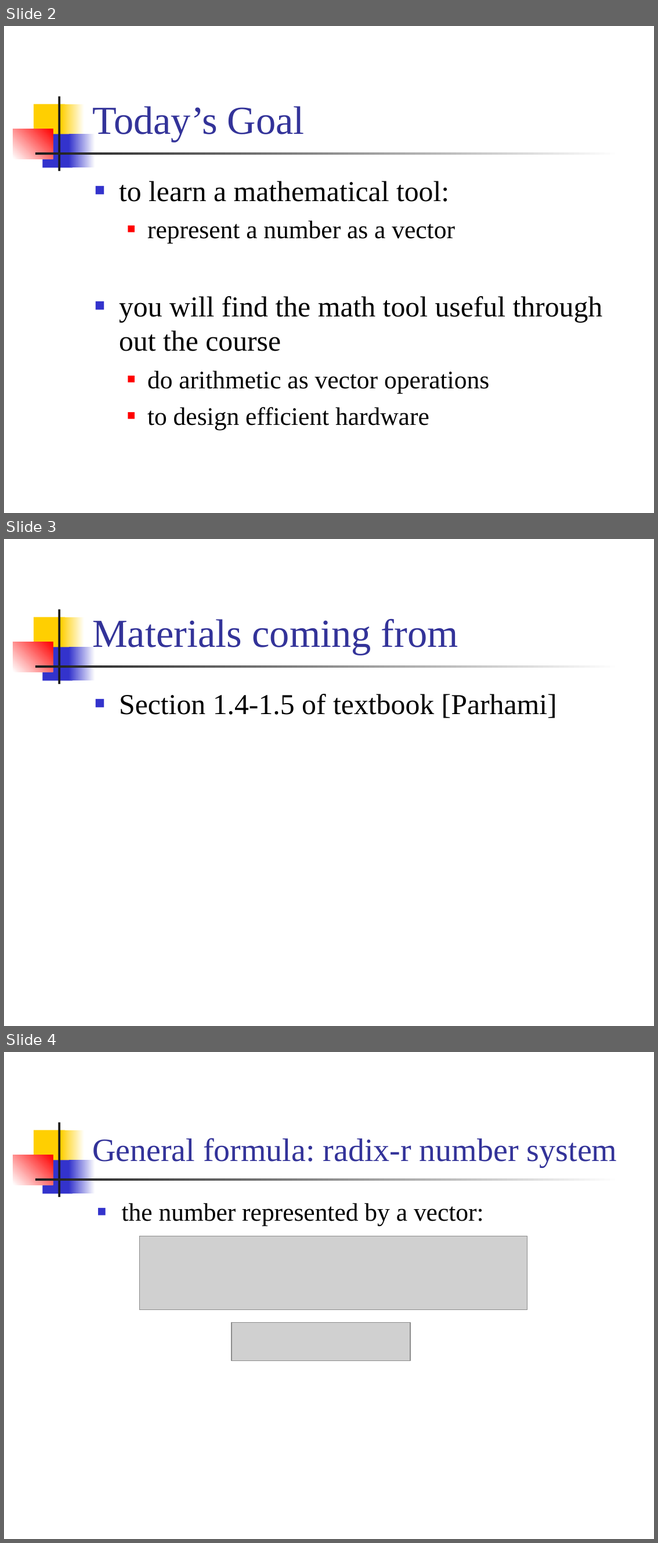
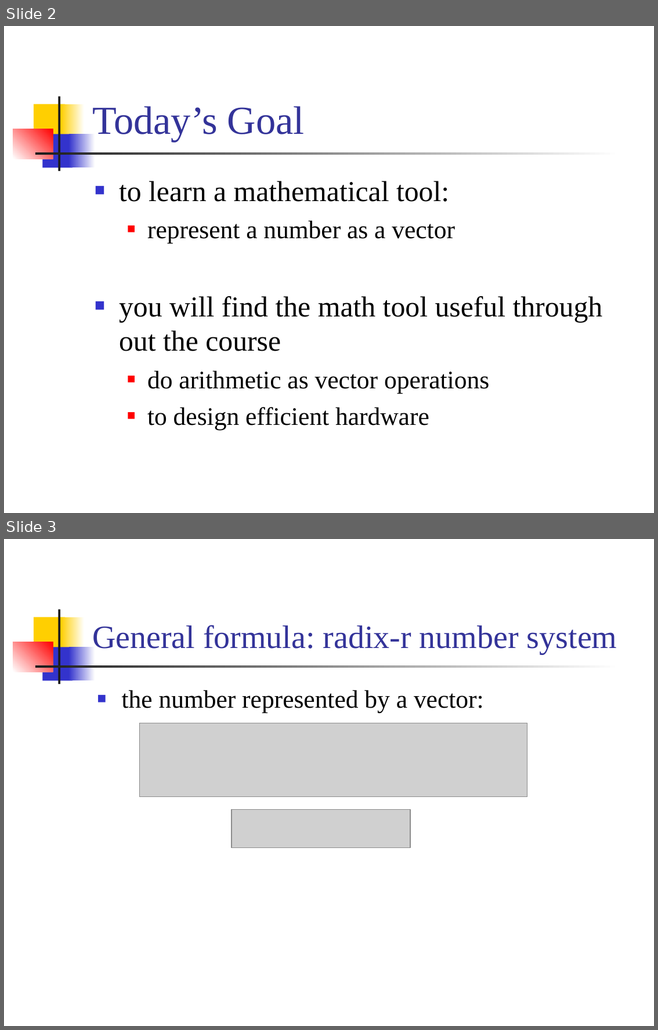
Before and after one commit to CGUSystemCourses/CompArith-2016, a slide deck: Lectures/lec03-numb_syst/lec03b-radix_r.ppt. Shown one above the other, each under a label of ours: slides 2, 3 and 4 before the commit, slides 2 and 3 after it. The pictures are 658x1543 and 658x1030 pixels, drawn with LibreOffice and Linux fonts; fonts in the diff are those of the drawing; grey boxes stand for pictures. Boxes give left, top, right and bottom in pixels: in the first picture for what was removed or moved away, otherwise in the second. Text is boxed around its words. In the diff, an @@ line names an element or a change of style, - is before the commit and + after.

```diff
--- a/Lectures/lec03-numb_syst/lec03b-radix_r.ppt
+++ b/Lectures/lec03-numb_syst/lec03b-radix_r.ppt
@@ slide 3 removed at [4,539,654,1026], background #FFFFFF; not listed: 7 template elements that a slide beside it also shows @@
@@ title removed at [92,619,458,654] @@
-Materials coming from
@@ text removed at [119,694,557,718] @@
-■ Section 1.4-1.5 of textbook [Parhami]
@@ what was slide 4 is now slide 3 @@
```
Also in this commit, not shown: 3 other files.
